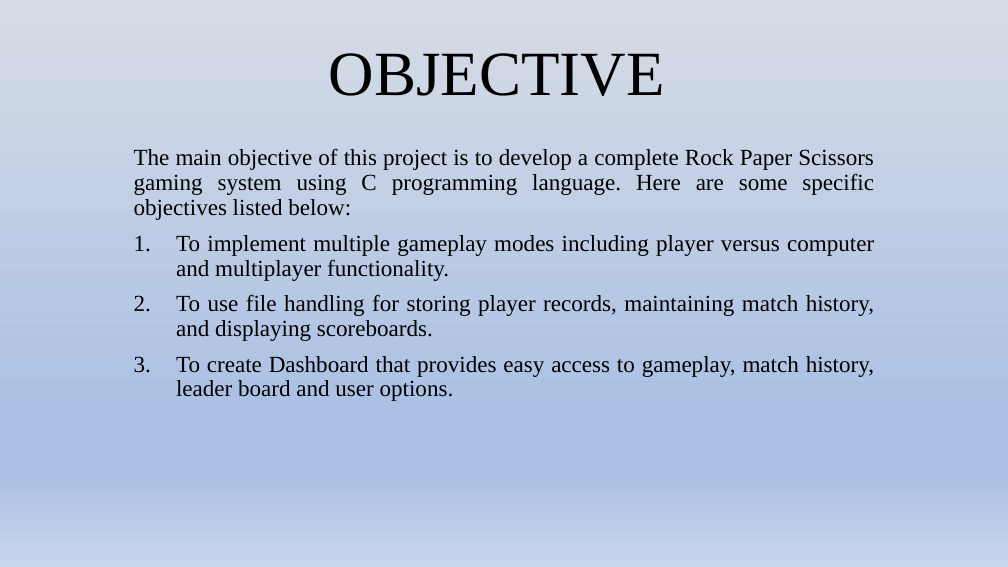
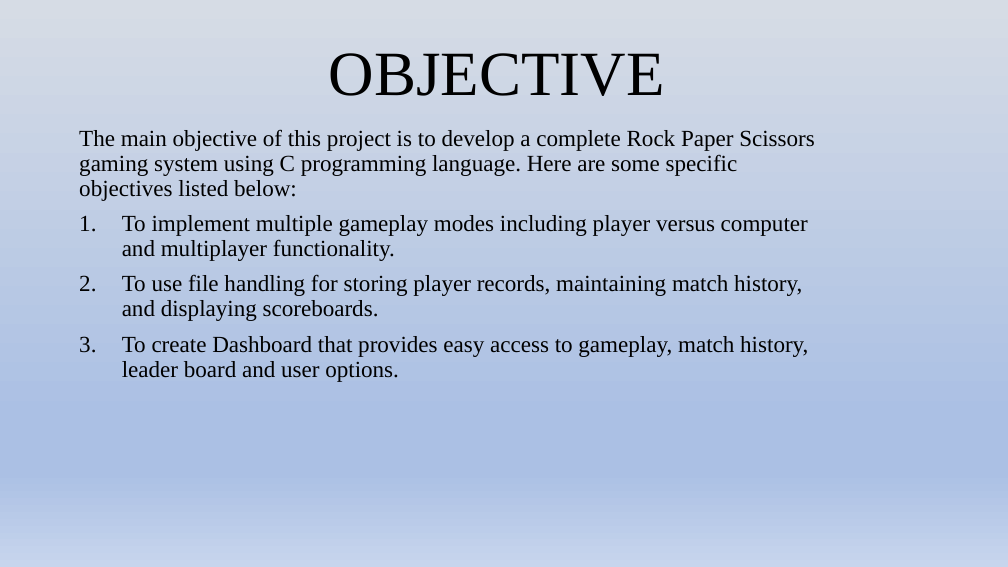
Before and after one commit to Bachelor-Of-Computer-Application/project-sd, a slide deck: slide 3 of 2nd sem final presentation.pptx. Drawn at 1008x567 pixels with LibreOffice and Linux fonts; fonts in the diff are those of the drawing. Boxes give left, top, right and bottom in pixels: in the first picture for what was removed or moved away, otherwise in the second. Text is boxed around its words. In the diff, an @@ line names an element or a change of style, - is before the commit and + after.

Commit message:
presentation updated

```diff
--- a/2nd sem final presentation.pptx
+++ b/2nd sem final presentation.pptx
@@ subtitle "The main objective of this ...": place and size @@
-subtitle "The main objective of this ..." at bbox=[134, 148, 874, 401]
+subtitle "The main objective of this ..." at bbox=[79, 129, 815, 382]
@@ subtitle "The main objective of this ..." at bbox=[79, 129, 815, 382]: alignment justified to left @@
```
Also in this commit, not shown: 1 other slide changed, 8 slides added, 1 slide removed, 2 other files.
